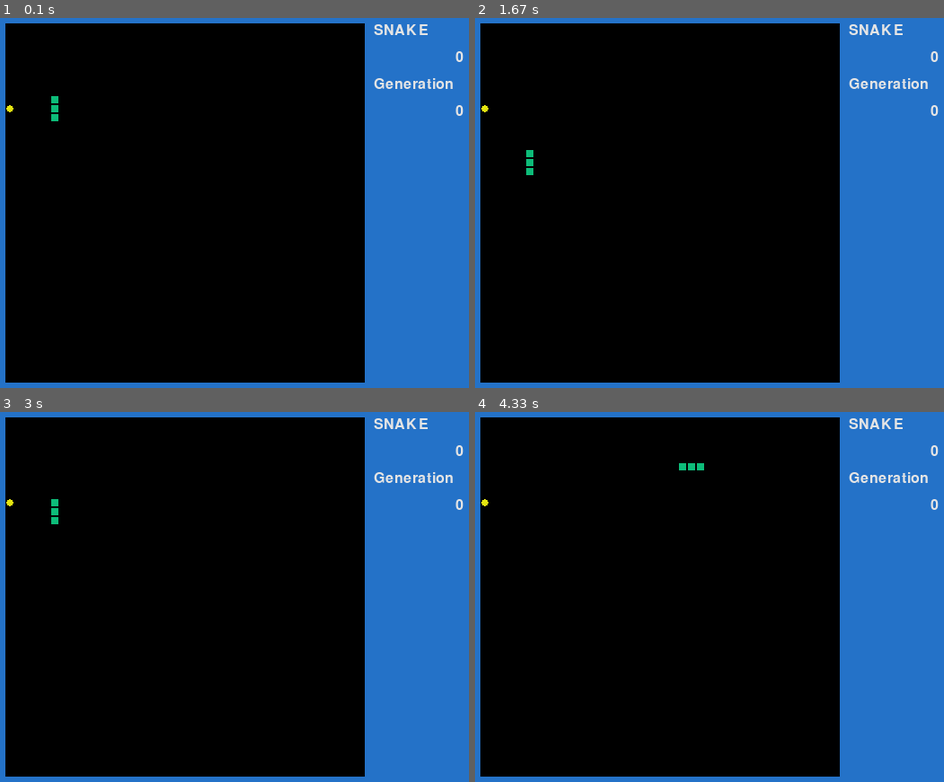
Above: before the commit, frames 1-4 (two rows, left to right).
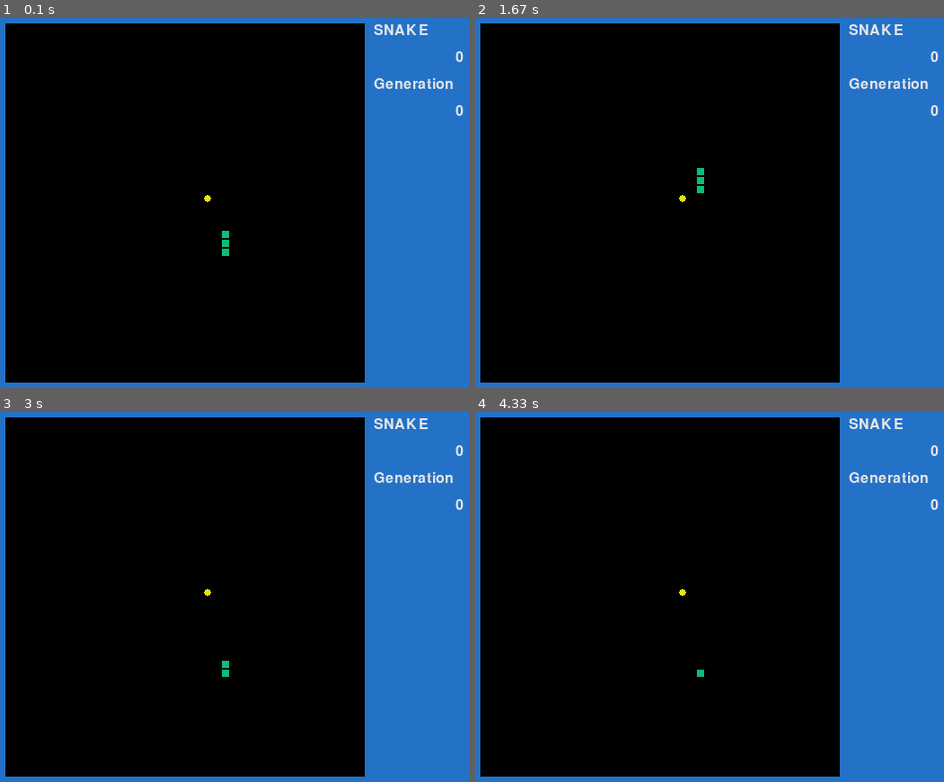
Above: after the commit, the same moments.

Repository: edramir18/pygame_snake
Game: pygame game, started from main.py
The game is run twice, just before and just after one commit, with the same random seed, the same clock (stepped at 60 frames per second) and the same inputs.
Inputs:
- Up to frame 1 (0.1 s): no input
- Up to frame 2 (1.67 s): tap Space at 0.33, 0.73, 1.03, 1.23, 1.57 s
- Up to frame 3 (3 s): tap Space at 1.87, 2.07, 2.37, 2.63, 2.97 s
- Up to frame 4 (4.33 s): tap Space at 3.27, 3.4, 3.8, 4.1 s

The runs differ from the first frame. In frame 1, 0.2% of the frame differs, in the area x 1-49%, y 21-65%; in frame 2, 0.2%; in frame 3, 0.2%; in frame 4, 0.2%.

Commit message:
Agregado direccion a la capa de entrada

Diff:
--- a/brain.py
+++ b/brain.py
@@ -6,28 +6,33 @@
 class Brain:
     def __init__(self, seed, generation: int):
         self.state = np.random.RandomState(seed)
-        self.hidden = (16, 25)
-        self.outputs = (4, 17)
+        self.inputs = (28,29)
+        self.hidden = (12, 29)
+        self.outputs = (4, 13)
         if generation == 0:
-            self.syn0 = 2 * self.state.random(self.hidden) - 1
-            # type: np.ndarray
-            self.syn1 = 2 * self.state.random(self.outputs) - 1
-            # type: np.ndarray
+            self.syn0 = 2 * self.state.random(self.inputs) - 1
+            self.syn1 = 2 * self.state.random(self.hidden) - 1
+            self.syn2 = 2 * self.state.random(self.outputs) - 1
         else:
-            self.syn0 = np.zeros(self.hidden, dtype=float)
-            self.syn1 = np.zeros(self.outputs, dtype=float)
+            self.syn0 = np.zeros(self.inputs, dtype=float)
+            self.syn1 = np.zeros(self.hidden, dtype=float)
+            self.syn2 = np.zeros(self.outputs, dtype=float)
         self.fitness = 0
         self.generation = generation
 
-    def think(self, data: List[float]):
-        data.append(1.0)
-        l0 = np.array(data)
+    def think(self, vision: List[float], direction: List[int]):
+        one = np.ones((1, 1))
+        l0 = np.array(vision)
+        l0 = self.sigmoid(l0)
+        l0 = np.concatenate((l0, np.array(direction)))
         l0 = l0.reshape((-1, 1))
+        l0 = np.concatenate((l0, one))
         l1 = self.sigmoid(np.dot(self.syn0, l0))
-        one = np.ones((1, 1))
         l1 = np.concatenate((l1, one))
         l2 = self.sigmoid(np.dot(self.syn1, l1))
-        idx = np.argmax(l2, axis=0)
+        l2 = np.concatenate((l2, one))
+        l3 = self.sigmoid(np.dot(self.syn2, l2))
+        idx = np.argmax(l3, axis=0)
         return idx[0]
 
     @staticmethod
--- a/coord.py
+++ b/coord.py
@@ -100,7 +100,7 @@
 
     @staticmethod
     def adjacency(eight=False):
-        adj = [Coord(-1, 0), Coord(1, 0), Coord(0, -1), Coord(0, 1)]
+        adj = [Coord(0, -1), Coord(1, 0), Coord(0, 1), Coord(-1, 0)]
         if eight:
-            adj += [Coord(-1, -1), Coord(1, 1), Coord(1, -1), Coord(-1, 1)]
+            adj += [Coord(1, 1), Coord(1, -1), Coord(-1, -1), Coord(-1, 1)]
         return adj
--- a/evolution.py
+++ b/evolution.py
@@ -33,32 +33,39 @@
 
     def crossover(self):
         a = [True, False]
-        l0 = self.brains[0].hidden
-        l1 = self.brains[0].outputs
+        l0 = self.brains[0].inputs
+        l1 = self.brains[0].hidden
+        l2 = self.brains[0].outputs
         p = [0.5, 0.5]
         for i in range(self.population - self.elite):
             p1 = self.brains[self.parent_ids[i]]
             p2 = self.brains[self.parent_ids[i + 1]]
             cross0 = np.random.choice(a, l0, p=p)
             cross1 = np.random.choice(a, l1, p=p)
+            cross2 = np.random.choice(a, l2, p=p)
             offspring = Brain(self.seed * self.population + i, self.generation)
             offspring.syn0 = np.where(cross0, p1.syn0, p2.syn0)
             offspring.syn1 = np.where(cross1, p1.syn1, p2.syn1)
+            offspring.syn2 = np.where(cross2, p1.syn2, p2.syn2)
             self.offsprings.append(offspring)
 
     def mutation(self):
         a = [True, False]
-        l0 = self.brains[0].hidden
-        l1 = self.brains[0].outputs
+        l0 = self.brains[0].inputs
+        l1 = self.brains[0].hidden
+        l2 = self.brains[0].outputs
         p = [self.mutation_rate, 1 - self.mutation_rate]
         for i in range(self.population - self.elite):
             mut0 = np.random.choice(a, l0, p=p)
             cro0 = 2 * np.random.random(l0) - 1
             mut1 = np.random.choice(a, l1, p=p)
             cro1 = 2 * np.random.random(l1) - 1
+            mut2 = np.random.choice(a, l2, p=p)
+            cro2 = 2 * np.random.random(l2) - 1
             offspring = self.offsprings[i]
             offspring.syn0 = np.where(mut0, cro0, offspring.syn0)
             offspring.syn1 = np.where(mut1, cro1, offspring.syn1)
+            offspring.syn2 = np.where(mut2, cro2, offspring.syn2)
 
     def evolve(self):
         self.selection()
--- a/grid.py
+++ b/grid.py
@@ -42,16 +42,13 @@
             while True:
                 last = last + adj
                 if last not in self.cells or self.cells[last].is_wall():
-                    vision += [1 / pos.manhattan_to(last), 0, 0]
-                    # vision += [1, 0, 0]
+                    vision += [pos.manhattan_to(last), 0, 0]
                     break
                 elif self.cells[last].has_body:
-                    vision += [0, 1 / pos.manhattan_to(last), 0]
-                    # vision += [0, 1, 0]
+                    vision += [0, pos.manhattan_to(last), 0]
                     break
                 elif self.cells[last].has_cherry:
-                    vision += [0, 0, 1 / pos.manhattan_to(last)]
-                    # vision += [0, 0, 1]
+                    vision += [0, 0, pos.manhattan_to(last)]
                     break
         return vision
 
--- a/main.py
+++ b/main.py
@@ -6,13 +6,13 @@
 from game import Game
 from game_view import GameView
 
-population = 10
+population = 1000
 generations = 200
 fps = 60
-mutation = 0.05
+mutation = 0.10
 width = 40
 height = 40
-seed = 1981
+seed = 2040
 tile = 10
 top = 3
 
@@ -23,7 +23,6 @@
     view = GameView(game, tile)
     running = True
     pause = False
-    playing = False
     clock = pg.time.Clock()  # type: Clock
     while running:
         clock.tick(fps)
--- a/snake.py
+++ b/snake.py
@@ -1,5 +1,6 @@
 import json
 import os
+from enum import Enum
 from typing import Set, List
 import numpy as np
 from brain import Brain
@@ -7,11 +8,19 @@
 
 
 class Snake:
+    class Direction(Enum):
+        UP = 0
+        RIGHT = 1
+        DOWN = 2
+        LEFT = 3
+
     def __init__(self, snk_id: int, pos: Coord, brain: Brain):
         self.snk_id = snk_id
         self.body = set()  # type: Set[Coord]
         self.body.add(pos)
         self.path = [pos, pos, pos]
+        self.direction = Snake.Direction.UP
+        self.directions = list()
         self.head = pos
         self.brain = brain
         self.is_dead = False
@@ -20,16 +29,21 @@
         self.steps = 0
         self.fitness = 0
 
-    def move(self, pos):
+    def move(self, delta: Coord, direction: 'Snake.Direction'):
+        pos = self.head + delta
         last = self.path.pop()
         if len(self.path) == 0 or last != self.path[-1]:
             if last in self.body:
                 self.body.remove(last)
         else:
             last = None
+        if len(self.directions) > len(self.path):
+            self.directions.pop()
         self.body.add(pos)
         self.path.insert(0, pos)
         self.head = pos
+        self.direction = direction
+        self.directions.insert(0, direction)
         return last
 
     def run(self, vision: List[float]):
@@ -39,8 +53,18 @@
         else:
             self.life -= 1
             self.steps += 1
-            action = self.brain.think(vision)
-            return self.move(self.head + Coord.adjacency()[action])
+            action = self.brain.think(vision, self.get_direction())
+            return self.move(Coord.adjacency()[action], Snake.Direction(action))
+
+    def get_direction(self):
+        if self.direction == Snake.Direction.UP:
+            return [1, 0, 0, 0]
+        if self.direction == Snake.Direction.RIGHT:
+            return [0, 1, 0, 0]
+        if self.direction == Snake.Direction.DOWN:
+            return [0, 0, 1, 0]
+        if self.direction == Snake.Direction.LEFT:
+            return [0, 0, 0, 1]
 
     def grow(self):
         self.life += 100
@@ -48,9 +72,9 @@
         self.path.append(self.path[-1])
 
     def calculate_fitness(self):
-        # fitness = self.steps + (np.power(2, self.points) + 500 * self.points)
-        # fitness -= 0.25 * np.power(self.steps, 1.3) * np.power(self.points, 1.2)
-        fitness = self.steps * self.steps * np.power(2, self.points)
+        fitness = self.steps + (np.power(2, self.points) + 500 * self.points)
+        fitness -= 0.25 * np.power(self.steps, 1.3) * np.power(self.points, 1.2)
+        # fitness = self.steps * self.steps * np.power(2, self.points)
         self.fitness = fitness
         self.brain.fitness = fitness
 
@@ -69,6 +93,7 @@
                 'steps': int(self.steps),
                 'points': int(self.points),
                 'generation': self.brain.generation,
+                'seed'
                 'l0': self.brain.syn0.tolist(),
                 'l1': self.brain.syn1.tolist()
             }
